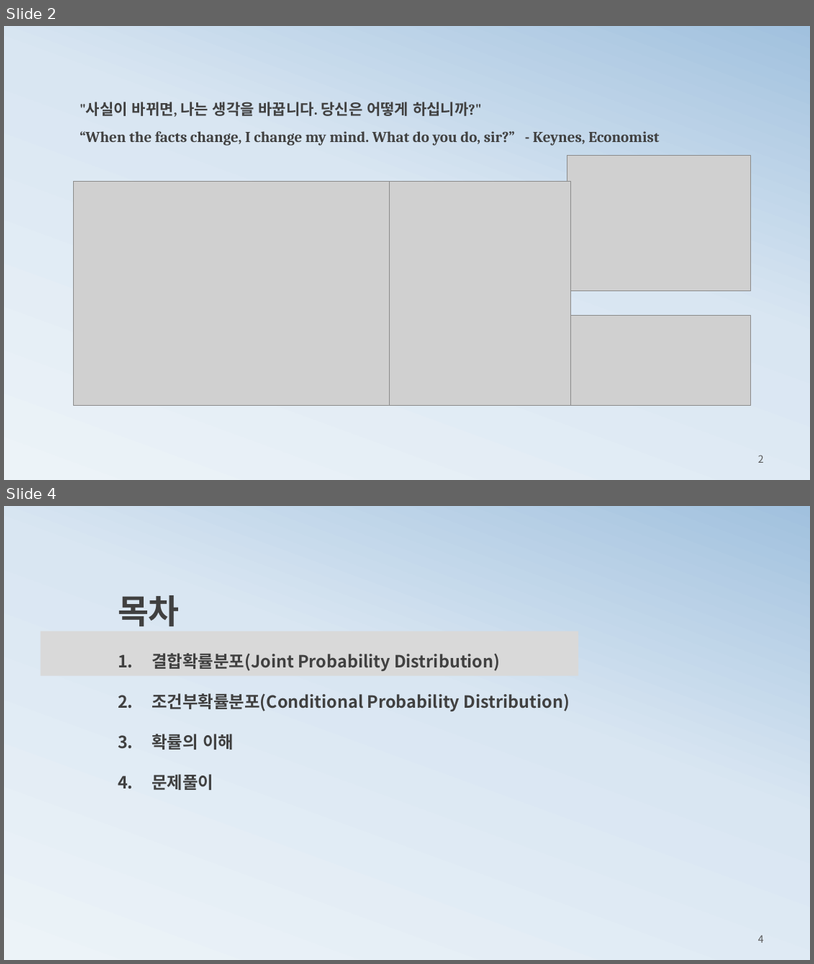
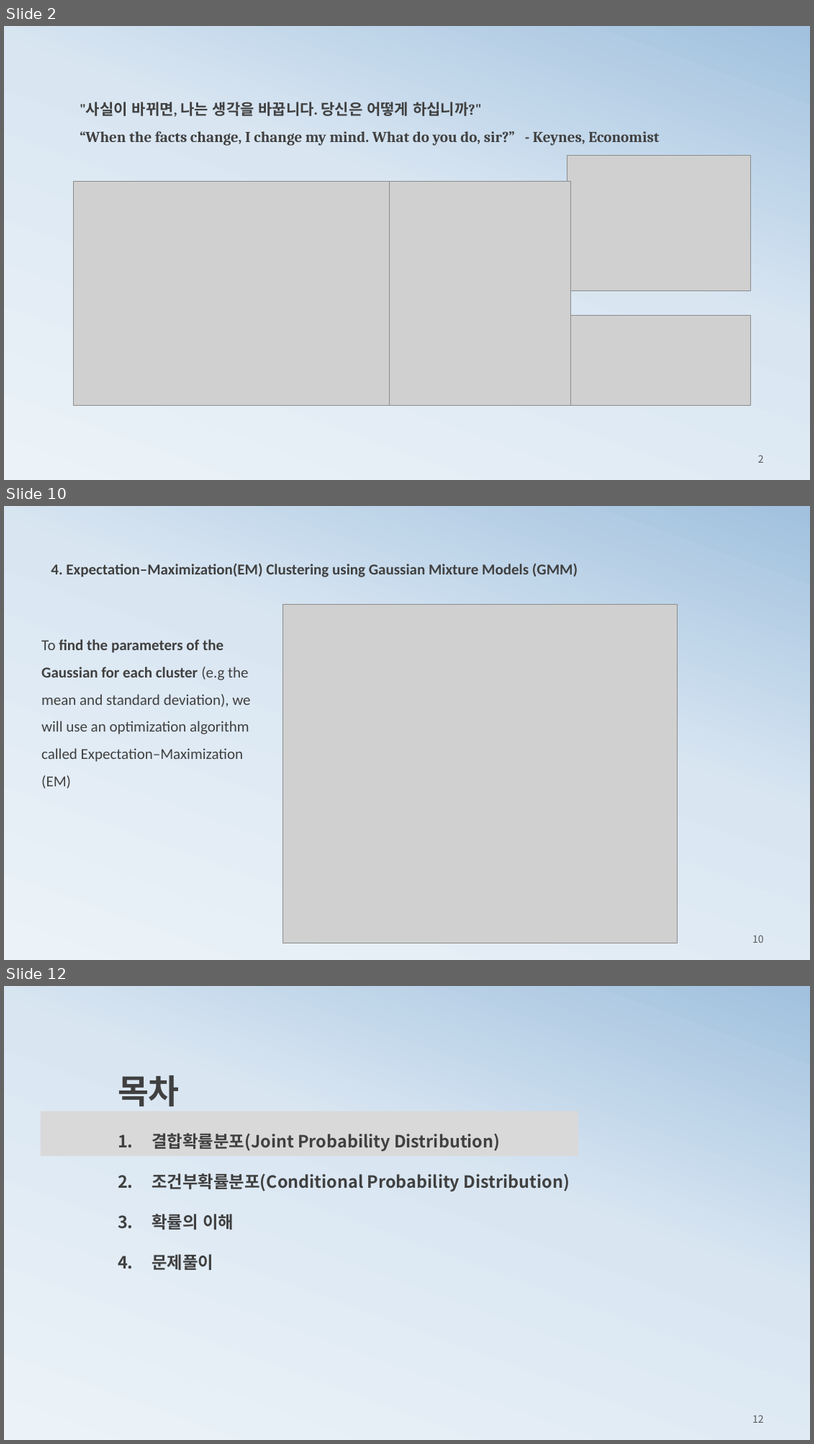
Before and after one commit to ancestor9/mathematics-for-machine-learning, a slide deck: 2_histogram2probability.pptx. Shown one above the other, each under a label of ours: slides 2 and 4 before the commit, slides 2, 10 and 12 after it; the slides between them are not shown. The pictures are 814x964 and 814x1444 pixels, drawn with LibreOffice and Linux fonts; fonts in the diff are those of the drawing; grey boxes stand for pictures. Boxes give left, top, right and bottom in pixels: in the first picture for what was removed or moved away, otherwise in the second. Text is boxed around its words. In the diff, an @@ line names an element or a change of style, - is before the commit and + after.

```diff
--- a/2_histogram2probability.pptx
+++ b/2_histogram2probability.pptx
@@ slide 10 added at (4,506,810,960), background gradient #ECF3F8 to #D9E6F2 to #A1C1DE @@
@@ text added at (51,563,578,577), 18 pt, text #404040, bold @@
+4. Expectation–Maximization(EM) Clustering using Gaussian Mixture Models (GMM)
@@ picture added at (283,604,677,942) @@
@@ text added at (41,639,250,788), 18 pt, text #404040 @@
+To find the parameters of the Gaussian for each cluster (e.g the mean and standard deviation), we will use an optimization algorithm called Expectation–Maximization (EM)
@@ page number added at (753,934,764,942), 12 pt, text #595959 @@
+10
@@ what was slide 4 is now slide 12 @@
@@ page number at (753,1414,764,1422): text changed @@
-4
+12
```
Also in this commit, not shown: 1 slide changed, 7 other slides added, 1 slide removed, 1 other file.
